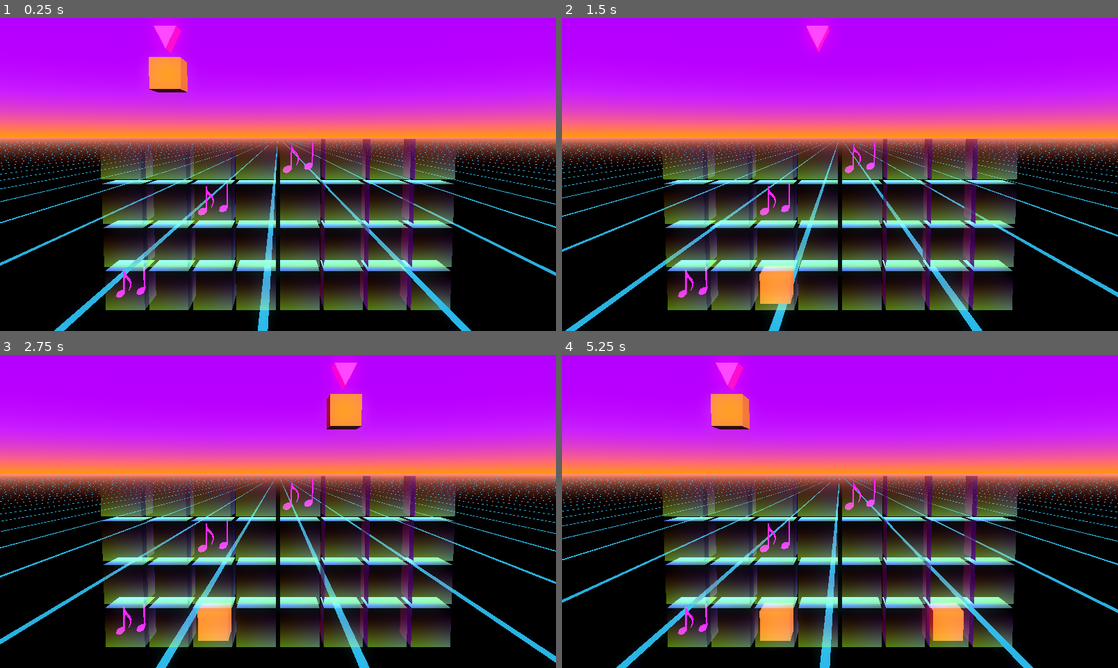
Above: before the commit, frames 1-4 (two rows, left to right).
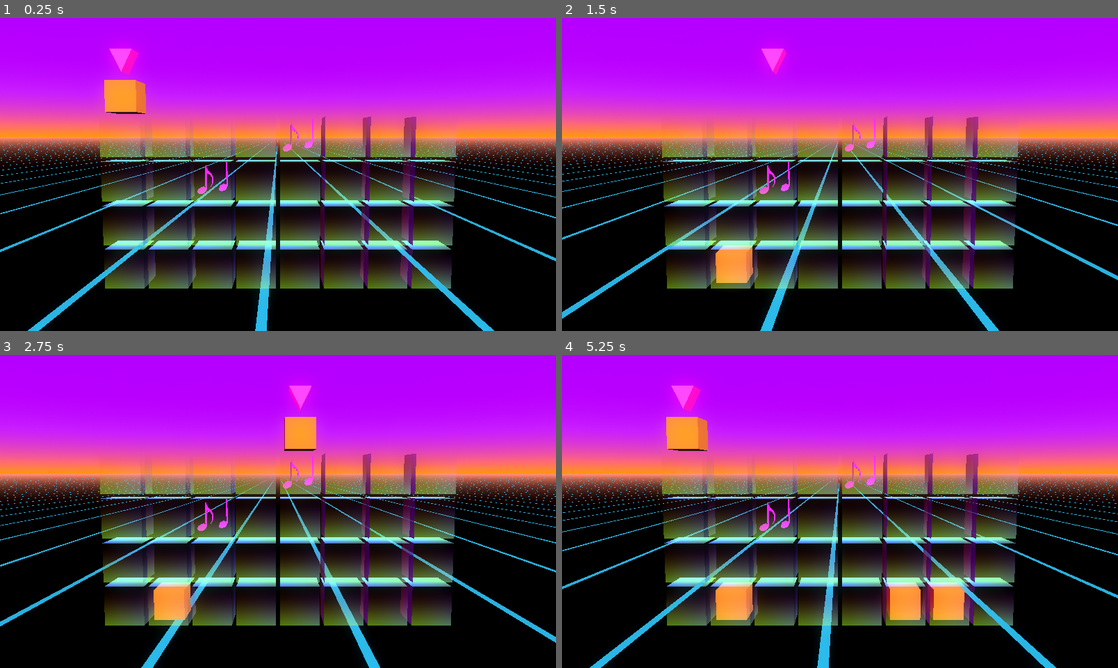
Above: after the commit, the same moments.

Repository: Lumbi/GMTK2024
Game: Godot game, scene res://play.tscn
Two runs of this game, one before a commit and one after it. Both use one fixed random seed, a clock stepped at 60 frames per second and the inputs below.
Inputs:
- Up to frame 1 (0.25 s): no input
- Up to frame 2 (1.5 s): tap Space (drop) at 0.6, 1.35 s
- Up to frame 3 (2.75 s): tap Space (drop) at 2.1 s
- Up to frame 4 (5.25 s): tap Space (drop) every 0.75 s from 2.85 to 5.1 s

The runs differ from the first frame. In frame 1, 39% of the frame differs, in the area x 0-100%, y 1-100%; in frame 2, 37%; in frame 3, 39%; in frame 4, 39%.

Commit message:
Stuff

Diff:
--- a/block_bomb.tscn
+++ b/block_bomb.tscn
@@ -1,8 +1,10 @@
-[gd_scene load_steps=5 format=4 uid="uid://uuu68faabbvn"]
+[gd_scene load_steps=6 format=4 uid="uid://uuu68faabbvn"]
 
 [ext_resource type="PackedScene" uid="uid://clfnkyqlwrcqq" path="res://block_base.tscn" id="1_natrn"]
+[ext_resource type="Material" uid="uid://bh6t3o3c4saie" path="res://block_normal_material.tres" id="2_ekrj3"]
 
 [sub_resource type="StandardMaterial3D" id="StandardMaterial3D_q4v2h"]
+albedo_color = Color(0, 0, 0, 1)
 
 [sub_resource type="ArrayMesh" id="ArrayMesh_ael7b"]
 _surfaces = [{
@@ -39,6 +41,9 @@
 [node name="BlockBomb" instance=ExtResource("1_natrn")]
 metadata/type = &"bomb"
 
+[node name="MeshInstance3D" parent="." index="0"]
+surface_material_override/0 = ExtResource("2_ekrj3")
+
 [node name="cartoon_bomb" type="Node3D" parent="." index="2"]
 transform = Transform3D(-6.84083e-08, 0, -1.565, 0, 1.565, 0, 1.565, 0, -6.84083e-08, 0, -0.143355, 0.365096)
 
--- a/block_normal.tscn
+++ b/block_normal.tscn
@@ -1,12 +1,10 @@
 [gd_scene load_steps=3 format=3 uid="uid://bqeye12r3d05c"]
 
 [ext_resource type="PackedScene" uid="uid://clfnkyqlwrcqq" path="res://block_base.tscn" id="1_4gej2"]
-
-[sub_resource type="StandardMaterial3D" id="StandardMaterial3D_ai7d5"]
-albedo_color = Color(1, 0.55, 0, 1)
+[ext_resource type="Material" uid="uid://bh6t3o3c4saie" path="res://block_normal_material.tres" id="2_ol5sa"]
 
 [node name="Block" instance=ExtResource("1_4gej2")]
 metadata/type = &"normal"
 
 [node name="MeshInstance3D" parent="." index="0"]
-surface_material_override/0 = SubResource("StandardMaterial3D_ai7d5")
+surface_material_override/0 = ExtResource("2_ol5sa")
--- /dev/null
+++ b/block_normal_material.tres
@@ -0,0 +1,4 @@
+[gd_resource type="StandardMaterial3D" format=3 uid="uid://bh6t3o3c4saie"]
+
+[resource]
+albedo_color = Color(1, 0.55, 0, 1)
--- a/lane.gd
+++ b/lane.gd
@@ -8,6 +8,6 @@
 		slot.index = x
 		slot.lane_index = index
 
-func hit_beat(index: int) -> void:
-	var slot: Node3D = get_child(index)
+func hit_beat(i: int) -> void:
+	var slot: Node3D = get_child(i)
 	slot.hit_beat()
--- a/play.gd
+++ b/play.gd
@@ -12,11 +12,8 @@
 var beat_trailing_acceptance_threshold_ratio: float = 0.20
 
 @onready var note_block_scene: PackedScene = load("res://block_note.tscn")
-
-@onready var all_block_scenes: Array = [
-	load("res://block_normal.tscn"),
-	load("res://block_bomb.tscn"),
-]
+@onready var normal_block_scene: PackedScene = load("res://block_normal.tscn")
+@onready var bomb_block_scene: PackedScene = load("res://block_bomb.tscn")
 
 @onready var lane0: Node3D = get_node("Lanes/Lane0")
 @onready var lane1: Node3D = get_node("Lanes/Lane1")
@@ -28,10 +25,9 @@
 	randomize()
 
 	_spawn_hover_block()
-	_hit_beat()
 
 	# TEST
-	lane0.get_child(0).spawn_note()
+	# lane0.get_child(0).spawn_note()
 	lane2.get_child(2).spawn_note()
 	lane3.get_child(4).spawn_note()
 
@@ -59,11 +55,14 @@
 			current_hover_block = null
 
 func _find_available_slot_at_index(index: int) -> Node3D:
-	for lane in lanes:
-		var slot = lane.get_child(index)
+	var last_empty_slot: Node3D
+	for y in [3, 2, 1, 0]:
+		var slot = lanes[y].get_child(index)
 		if slot.is_empty():
-			return slot
-	return null
+			last_empty_slot = slot
+		else:
+			break
+	return last_empty_slot
 
 func _hit_beat() -> void:
 	current_beat_index += 1
@@ -95,10 +94,13 @@
 	print("note_is_available ", note_is_available)
 
 	var block_scene: PackedScene
-	if note_is_available && randf() > 0.5:
+	var random = randf()
+	if note_is_available && random > 0.5:
 		block_scene = note_block_scene
+	elif random < 0.1:
+		block_scene = bomb_block_scene
 	else:
-		block_scene = all_block_scenes.pick_random()
+		block_scene = normal_block_scene
 
 	current_hover_block = block_scene.instantiate()
 	current_hover_block.transform.origin = beat_arrow.transform.origin
@@ -125,3 +127,17 @@
 				if below_slots_all_occupied:
 					return true
 	return false
+
+# NOT SURE IF I WANT THIS
+func _drop_blocks_in_slots() -> void:
+	for x in 8:
+		for y in 4:
+			var y_below = y -1
+			if y_below >=0:
+				var lane = lanes[y]
+				var slot = lane.get_child(x)
+				var lane_below = lanes[y_below]
+				var slot_below = lane_below.get_child(x)
+				if !slot.is_empty() && slot_below.is_empty():
+					slot.assigned_block.drop(slot_below)
+					slot_below.accept(slot.assigned_block)
--- a/play.tscn
+++ b/play.tscn
@@ -42,7 +42,7 @@
 script = ExtResource("1_uihu7")
 
 [node name="Camera3D" type="Camera3D" parent="."]
-transform = Transform3D(1, 0, 0, 0, 0.996195, 0.0871557, 0, -0.0871557, 0.996195, 0, 1, 10)
+transform = Transform3D(1, 0, 0, 0, 0.996195, 0.0871557, 0, -0.0871557, 0.996195, 0, 0.5, 10)
 environment = SubResource("Environment_jqgu0")
 current = true
 fov = 40.0
@@ -68,7 +68,7 @@
 index = 3
 
 [node name="BeatArrow" type="Node3D" parent="."]
-transform = Transform3D(-0.5, -7.54979e-08, 0, 7.54979e-08, -0.5, 0, 0, 0, 0.5, -3.5, 3.2, 0)
+transform = Transform3D(-0.5, -7.54979e-08, 0, 7.54979e-08, -0.5, 0, 0, 0, 0.5, -3.5, 2.2, 0)
 script = ExtResource("3_e8bs5")
 
 [node name="MeshBody" type="MeshInstance3D" parent="BeatArrow"]
--- a/slot.gd
+++ b/slot.gd
@@ -21,7 +21,7 @@
 	$AnimationPlayer.play()
 
 	if assigned_block:
-		if note && assigned_block:
+		if note && assigned_block && assigned_block.get_meta("type") == "note":
 			note.play()
 		else:
 			match assigned_block.get_meta("type"):
@@ -37,14 +37,19 @@
 			else:
 				block.destroy_shrink()
 		_:
-			_force_accept(block)
+			if !note:
+				_force_accept(block)
+			else:
+				block.destroy_shrink()
 
 # Clears the assigned block
 func clear() -> void:
 	if assigned_block:
-		print("CLEAR SLOT ", index, ",", lane_index)
 		assigned_block.destroy_shrink()
 		assigned_block = null
+
+	if note:
+		note.show()
 
 func _force_accept(block: Node3D) -> void:
 	assigned_block = block
@@ -72,4 +77,3 @@
 
 	# destroy own block
 	clear()
-	# TODO: drop down blocks
